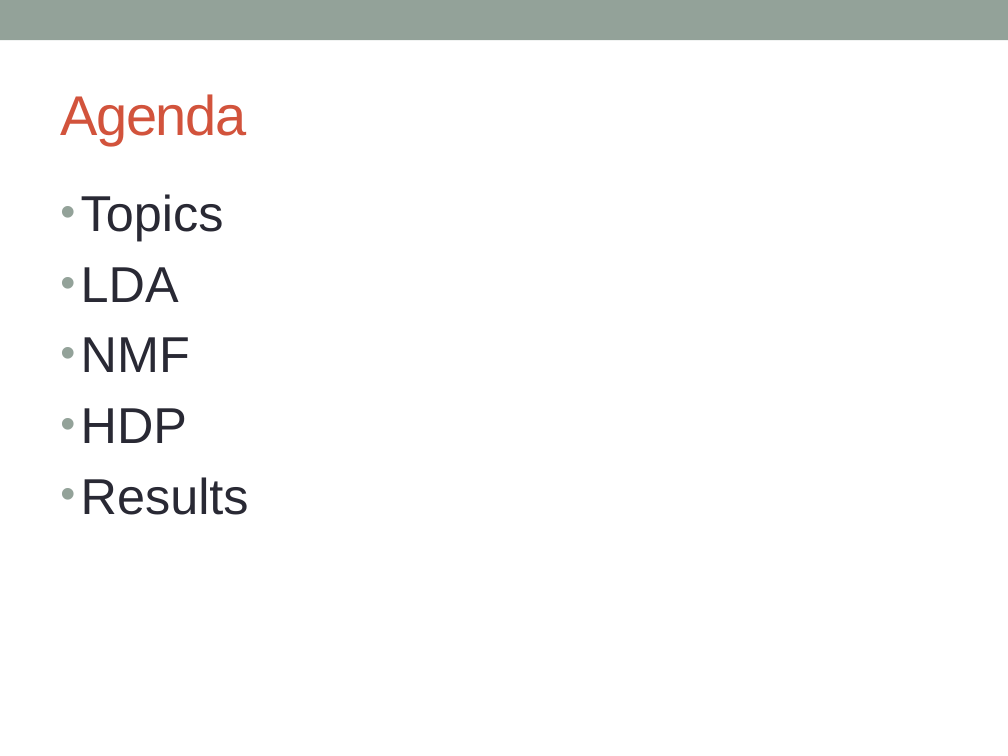
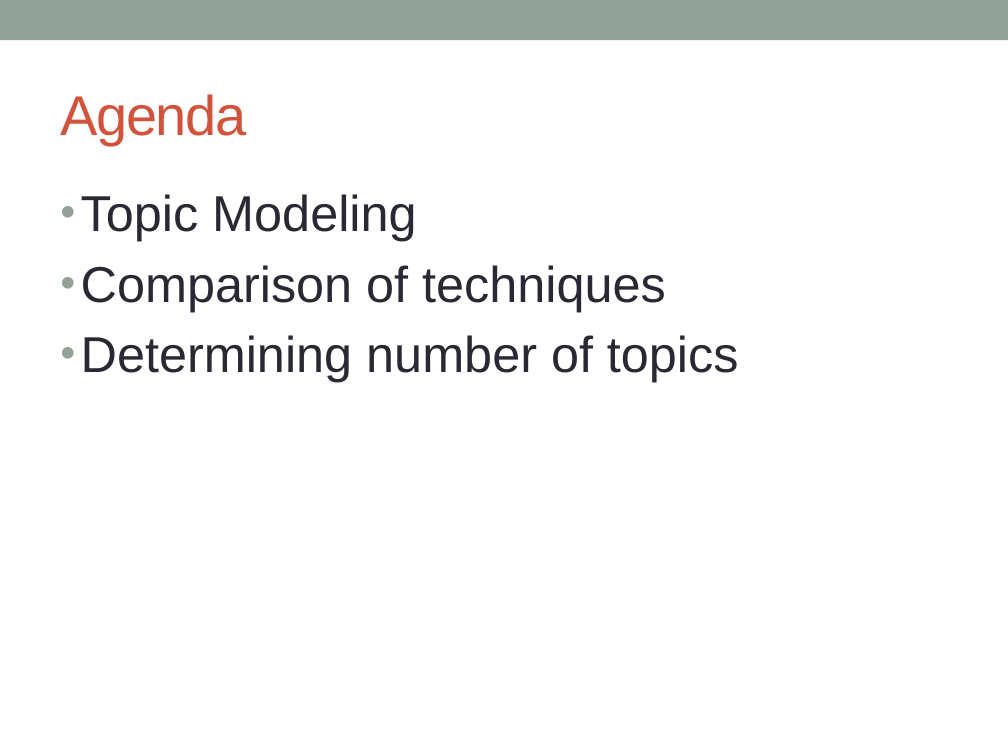
Before and after one commit to markheimann/Bayesian-ML, a slide deck: slide 2 of BMML_Presentation.pptx. Drawn at 1008x756 pixels with LibreOffice and Linux fonts; fonts in the diff are those of the drawing. Boxes give left, top, right and bottom in pixels: in the first picture for what was removed or moved away, otherwise in the second. Text is boxed around its words. In the diff, an @@ line names an element or a change of style, - is before the commit and + after.

```diff
--- a/BMML_Presentation.pptx
+++ b/BMML_Presentation.pptx
@@ text at <box>81,194,739,382</box>: text changed @@
-• Topics
-• LDA
-• NMF
-• HDP
-• Results
+• Topic Modeling
+• Comparison of techniques
+• Determining number of topics
```
Also in this commit, not shown: 2 other slides changed, 3 slides added, 2 slides removed.
